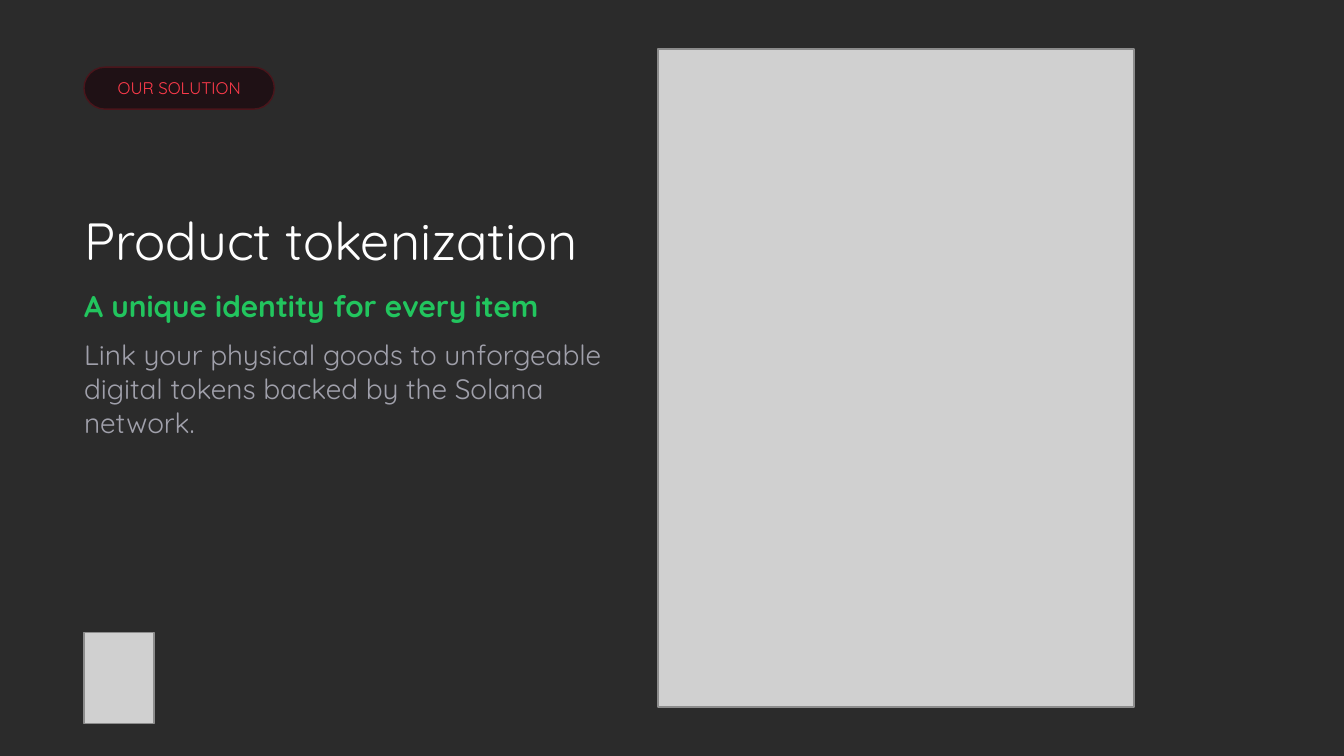
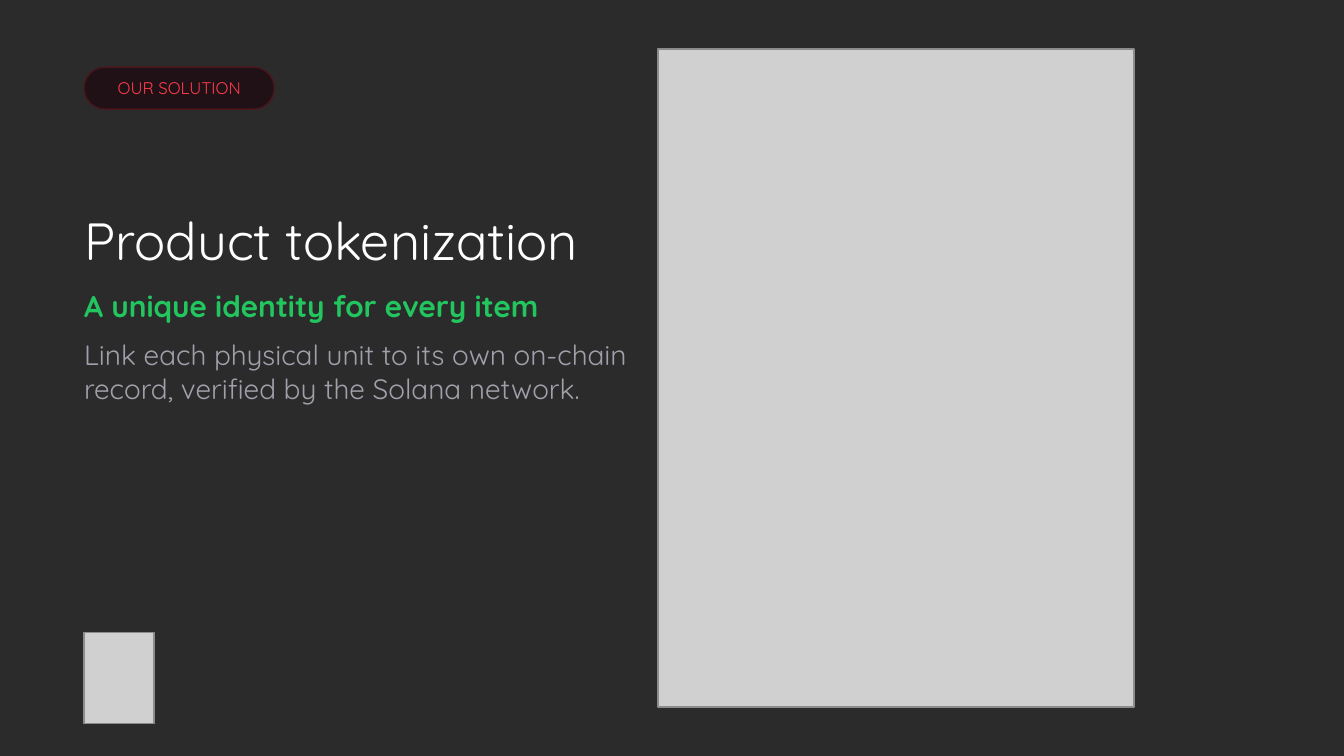
Before and after one commit to migux97/Veri-Fire, a slide deck: slide 3 of PITCH/VeriFire Pitch Deck (EN).pptx. Drawn at 1344x756 pixels with LibreOffice and Linux fonts; fonts in the diff are those of the drawing; grey boxes stand for pictures; background and template pictures are left out; a plain dark background stands for a picture behind light text. Boxes give left, top, right and bottom in pixels: in the first picture for what was removed or moved away, otherwise in the second. Text is boxed around its words. In the diff, an @@ line names an element or a change of style, - is before the commit and + after.

```diff
--- a/PITCH/VeriFire Pitch Deck (EN).pptx
+++ b/PITCH/VeriFire Pitch Deck (EN).pptx
@@ text at (x1=84, y1=344, x2=627, y2=405): text changed @@
-Link your physical goods to unforgeable digital tokens backed by the Solana network.
+Link each physical unit to its own on-chain record, verified by the Solana network.
```
Also in this commit, not shown: 1 other slide changed, 3 other files.
